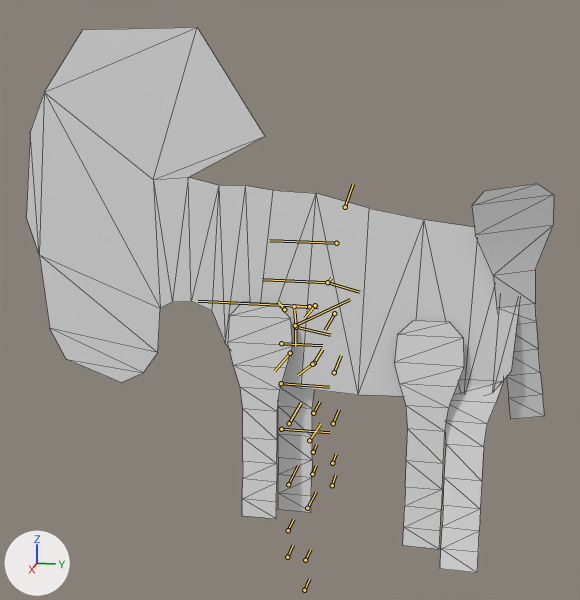
Renders of the FBX model Assets/Resources/CardArt/Models/Mesh_AntelopeA.fbx from each side of a commit.
The view is the same before and after, from a 50 mm lens placed at (1.204, 0.195, 0.36), pointed at (0.003, -0.045, 0.06). The lights are fixed; the arrows at lower left show +X, +Y and +Z. Both versions are drawn at frame 1 of the action 'Default Take'; the numbers are the values there. The bones that bend it are drawn over the model as lines. Mesh edges are drawn as thin lines.

Objects in the first picture: 'Mesh_Body'.
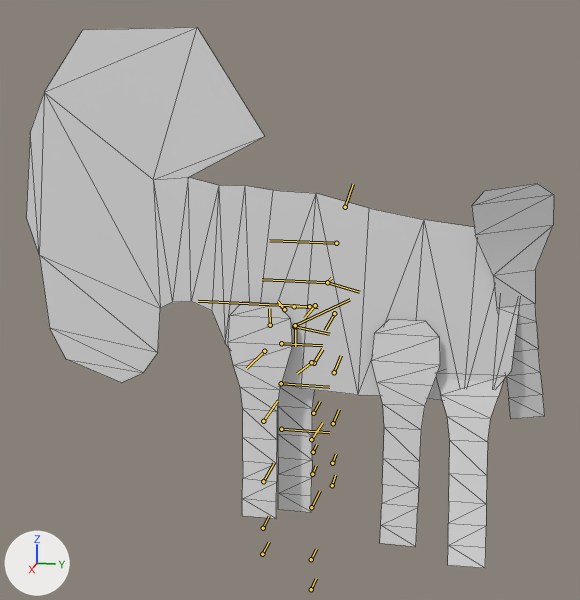
The change in detail:
Bone 'Bone_PelvisL' (bone_bone_pelvisl) moves from (0.3, 0.3, 0.1) to (1.0, 1.2, -3.2).
Bone 'Bone_PelvisR' (bone_bone_pelvisr) moves from (-0.2, 0.3, -0.2) to (-0.3, 0.2, -0.3).
Bone 'Bone_PelvisR' (bone_bone_pelvisr) turns from (-3, -4, -4) to (-2, -5, -3) degrees about its own x, y and z.

Location of each change, [x1, y1, x2, y2] in pixels of the pictures (580 x 600 px):
'Mesh_Body', posed: before [26, 27, 554, 572]; after [26, 27, 554, 568]
bone 'Bone_PelvisL', root to tip: before (296, 327) to (294, 310); after (270, 325) to (269, 308)
bone 'Bone_PelvisR', root to tip: before (296, 327) to (330, 335); after (294, 326) to (329, 334)
